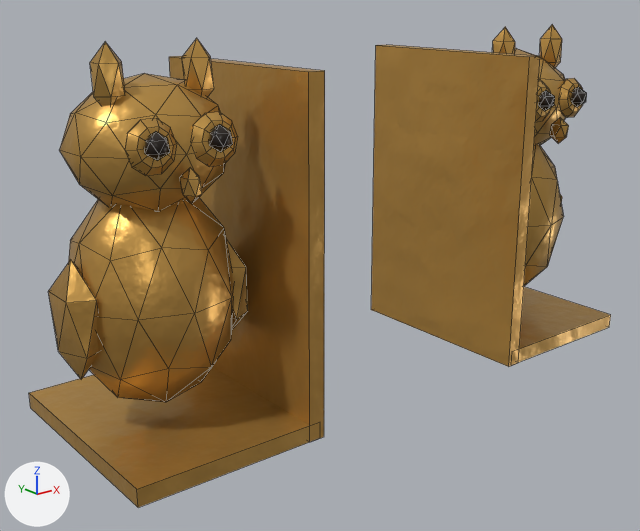
One commit to the Blender file assets/models/source/furniture/bookend_owls.blend: the scene before it, then after it.
The view is the same before and after, from a camera (50 mm lens) standing at (-0.287, -0.332, 0.192) and looking at (-0.019, 0.004, 0.057). The axes (+X, +Y, +Z) are drawn at lower left. The lights are the same throughout. The older version comes first. Mesh edges are drawn as thin lines.

Names of what the first picture shows: 'Augen', 'Augen.001', 'Eule', 'Eule.001'.
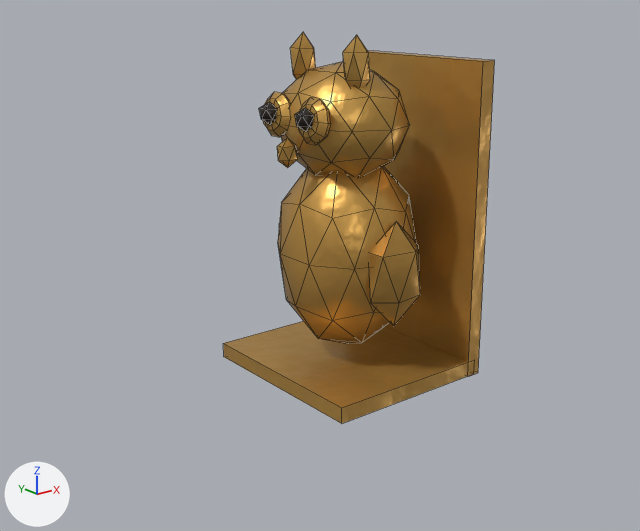
What changed in the scene script:
```text
Change me_eule:
    used by ob_eule; location = (0.0, 0.0, 0.0)
    remove me_eule.from_pydata(...)  # 224 vertices, 352 faces; spans x -0.16..-0.062, y -0.056..0.056, z 0.0..0.173
    add me_eule.from_pydata(...)  # 224 vertices, 352 faces; spans x -0.049..0.045, y -0.05..0.051, z -0.001..0.172
    me_eule part 1: the loose piece of 8 vertices spanning x -0.155..-0.065, y -0.055..0.054, z 0.0..0.009 is scaled about its middle by (1, 0.91, 1), then moved by (0.106, 0.0, -0.001)
    me_eule part 2: the loose piece of 8 vertices spanning x -0.072..-0.062, y -0.056..0.056, z 0.0..0.161 is scaled about its middle by (0.997, 0.908, 0.998), then moved by (0.108, 0.0, -0.001)
    me_eule part 3: the loose piece of 42 vertices spanning x -0.151..-0.079, y -0.035..0.035, z 0.013..0.119 is scaled about its middle by (0.949, 1.06, 1), then moved by (0.111, 0.0, -0.001)
    me_eule part 4: the loose piece of 42 vertices spanning x -0.149..-0.081, y -0.034..0.027, z 0.101..0.159 is scaled about its middle by (0.862, 1.17, 0.996), then moved by (0.107, 0.004, -0.001)
    me_eule part 5: the loose piece of 12 vertices spanning x -0.141..-0.128, y -0.017..-0.005, z 0.144..0.172 is moved by (0.119, -0.008, -0.001)
    me_eule part 6: the loose piece of 12 vertices spanning x -0.16..-0.142, y -0.015..0.015, z 0.033..0.087 is scaled about its middle by (1.79, 0.564, 1), then moved by (0.147, -0.036, -0.001)
    me_eule part 7: the loose piece of 12 vertices spanning x -0.101..-0.088, y -0.017..-0.005, z 0.144..0.173 is moved by (0.079, 0.032, -0.001)
    me_eule part 8: the loose piece of 12 vertices spanning x -0.088..-0.07, y -0.015..0.015, z 0.035..0.086 is scaled about its middle by (1.79, 0.562, 1), then moved by (0.075, 0.036, -0.001)
    me_eule part 9: the loose piece of 32 vertices spanning x -0.14..-0.118, y -0.036..-0.028, z 0.124..0.145 is turned -89.4 degrees about the z axis through its middle, then moved by (0.092, 0.019, -0.001)
    me_eule part 10: the loose piece of 32 vertices spanning x -0.112..-0.09, y -0.036..-0.029, z 0.124..0.145 is turned -89.5 degrees about the z axis through its middle and scaled by 0.996, then moved by (0.064, 0.047, -0.001)
    me_eule part 11: the loose piece of 12 vertices spanning x -0.118..-0.111, y -0.041..-0.031, z 0.111..0.126 is scaled about its middle by (1.44, 0.7, 0.997), then moved by (0.074, 0.037, -0.001)
Change me_augen:
    used by ob_augen; location = (0.0, 0.0, 0.0)
    remove me_augen.from_pydata(...)  # 24 vertices, 40 faces; spans x -0.1335..-0.0956, y -0.041..-0.0313, z 0.1299..0.1411
    add me_augen.from_pydata(...)  # 24 vertices, 40 faces; spans x -0.0455..-0.0356, y -0.018..0.0192, z 0.1294..0.1404
    me_augen part 12: the loose piece of 12 vertices spanning x -0.1335..-0.1237, y -0.0407..-0.0313, z 0.1299..0.1409 is moved by (0.088, 0.0227, -0.0005)
    me_augen part 13: the loose piece of 12 vertices spanning x -0.1055..-0.0956, y -0.041..-0.0316, z 0.13..0.1411 is moved by (0.06, 0.0508, -0.0006)
Remove ob_eule_001:
    ob_eule_001 = bpy.data.objects.new('Eule.001', me_eule_001)
    ob_eule_001.location = (0.0, 0.0, 0.0)
Remove ob_augen_001:
    ob_augen_001 = bpy.data.objects.new('Augen.001', me_augen_001)
    ob_augen_001.location = (0.0, 0.0, 0.0)
```

Changed parts and their boxes (x1, y1, x2, y2) in the pictures (640 x 531 px; the box of a moved part takes in the faces that stretch with it):
'Eule', reshaped (8% narrower, 16% shorter): before (29, 38, 325, 507); after (223, 32, 495, 424)
'Eule.001', deleted (brown): before (371, 24, 611, 367)
'Augen', reshaped (37% narrower, 18% shorter): before (145, 124, 233, 161); after (259, 102, 314, 132)
'Augen.001', deleted: before (539, 87, 587, 111)
part 1 of me_eule, moved or reshaped: before (29, 367, 319, 507); after (223, 321, 468, 424)
part 2 of me_eule, moved or reshaped: before (169, 56, 325, 442); after (367, 50, 495, 377)
part 3 of me_eule, moved or reshaped: before (68, 198, 234, 402); after (278, 166, 417, 344)
part 4 of me_eule, moved or reshaped: before (60, 74, 225, 212); after (281, 62, 410, 177)
part 5 of me_eule, moved or reshaped: before (90, 42, 125, 106); after (343, 35, 370, 88)
part 6 of me_eule, moved or reshaped: before (48, 260, 99, 380); after (369, 221, 420, 326)
part 7 of me_eule, moved or reshaped: before (182, 38, 214, 97); after (290, 32, 316, 79)
part 8 of me_eule, moved or reshaped (not visible afterwards): before (226, 239, 248, 329)
part 9 of me_eule, moved or reshaped: before (125, 118, 176, 176); after (298, 97, 331, 145)
part 10 of me_eule, moved or reshaped: before (192, 112, 238, 167); after (263, 92, 290, 137)
part 11 of me_eule, moved or reshaped: before (180, 168, 202, 203); after (277, 138, 298, 168)
part 12 of me_augen, moved or reshaped: before (145, 132, 170, 161); after (295, 108, 314, 132)
part 13 of me_augen, moved or reshaped: before (209, 124, 233, 152); after (259, 102, 277, 125)
